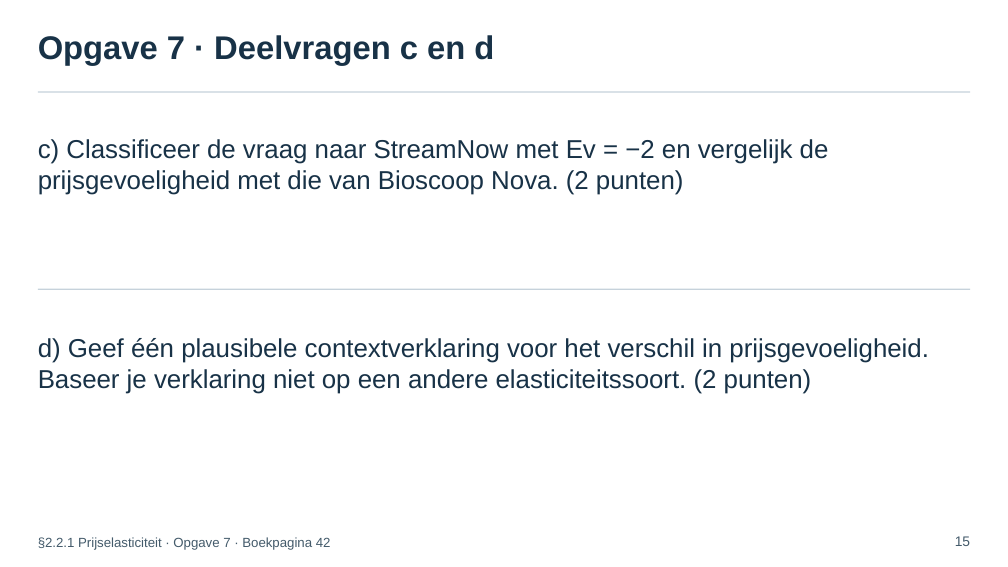
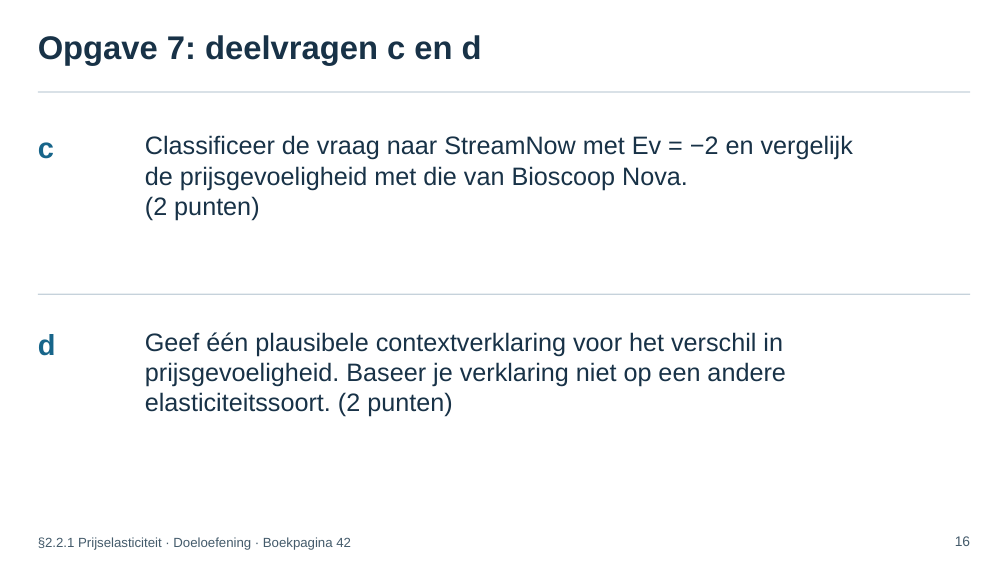
Before and after one commit to meijer1973/4veco-lessen, a slide deck: slide 16 of Boek 2 - Kosten, opbrengsten, elasticiteit en surplus/edities/chat-2026/bronnen/H2/paragrafen/2.2.1 Prijselasticiteit/2.2.1 Prijselasticiteit – presentatie.pptx (slide 15 before the commit). Drawn at 1008x567 pixels with LibreOffice and Linux fonts; fonts in the diff are those of the drawing. Boxes give left, top, right and bottom in pixels: in the first picture for what was removed or moved away, otherwise in the second. Text is boxed around its words. In the diff, an @@ line names an element or a change of style, - is before the commit and + after.

```diff
--- a/Boek 2 - Kosten, opbrengsten, elasticiteit en surplus/edities/chat-2026/bronnen/H2/paragrafen/2.2.1 Prijselasticiteit/2.2.1 Prijselasticiteit – presentatie.pptx
+++ b/Boek 2 - Kosten, opbrengsten, elasticiteit en surplus/edities/chat-2026/bronnen/H2/paragrafen/2.2.1 Prijselasticiteit/2.2.1 Prijselasticiteit – presentatie.pptx
@@ text at (x1=38, y1=35, x2=482, y2=66): text changed @@
-Opgave 7 · Deelvragen c en d
+Opgave 7: deelvragen c en d
@@ text added at (x1=38, y1=142, x2=54, y2=159), 34.5 pt, text #17658A, bold @@
+c
@@ text at (x1=145, y1=135, x2=853, y2=221): text changed; size 30.8 to 30 pt @@
-c) Classificeer de vraag naar StreamNow met Ev = −2 en vergelijk de prijsgevoeligheid met die van Bioscoop Nova. (2 punten)
+Classificeer de vraag naar StreamNow met Ev = −2 en vergelijk
+de prijsgevoeligheid met die van Bioscoop Nova.
+(2 punten)
@@ line moved from (37, 289) - (970, 289) to (37, 294) - (970, 294) @@
@@ text added at (x1=38, y1=334, x2=56, y2=356), 34.5 pt, text #17658A, bold @@
+d
@@ text at (x1=145, y1=332, x2=785, y2=417): text changed; size 30.8 to 30 pt @@
-d) Geef één plausibele contextverklaring voor het verschil in prijsgevoeligheid. Baseer je verklaring niet op een andere elasticiteitssoort. (2 punten)
+Geef één plausibele contextverklaring voor het verschil in
+prijsgevoeligheid. Baseer je verklaring niet op een andere
+elasticiteitssoort. (2 punten)
@@ text at (x1=38, y1=537, x2=351, y2=550): text changed @@
-§2.2.1 Prijselasticiteit · Opgave 7 · Boekpagina 42
+§2.2.1 Prijselasticiteit · Doeloefening · Boekpagina 42
@@ text at (x1=955, y1=536, x2=970, y2=546): text changed @@
-15
+16
```
Also in this commit, not shown: 15 other slides changed, 8 slides added, 6 slides removed, 12 other files.
